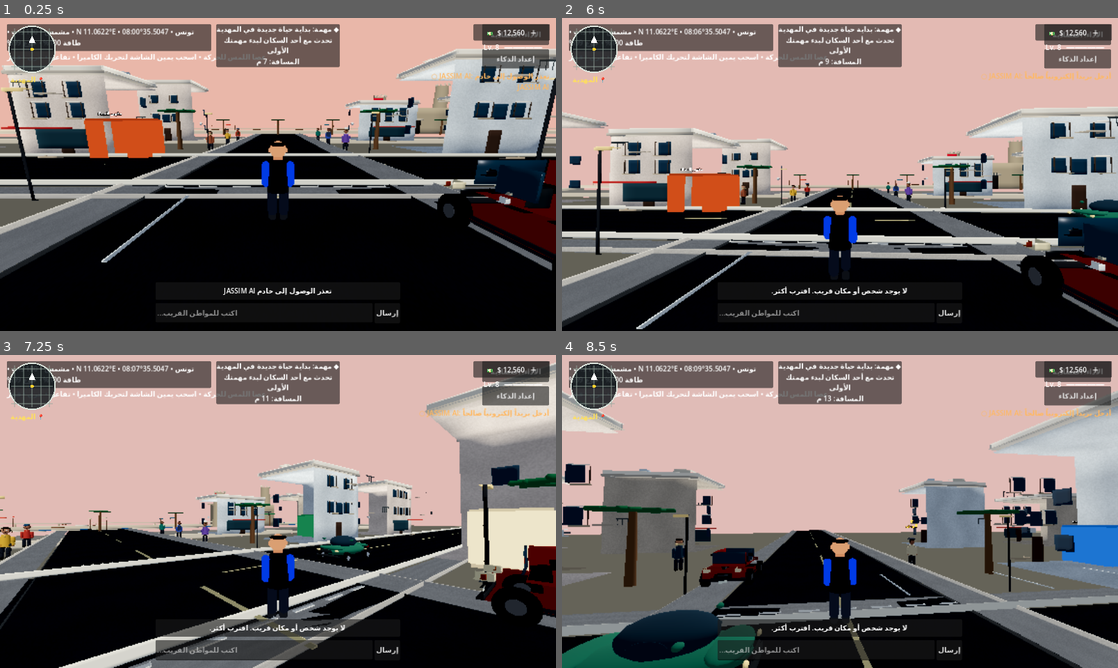
Above: before the commit, frames 1-4 (two rows, left to right).
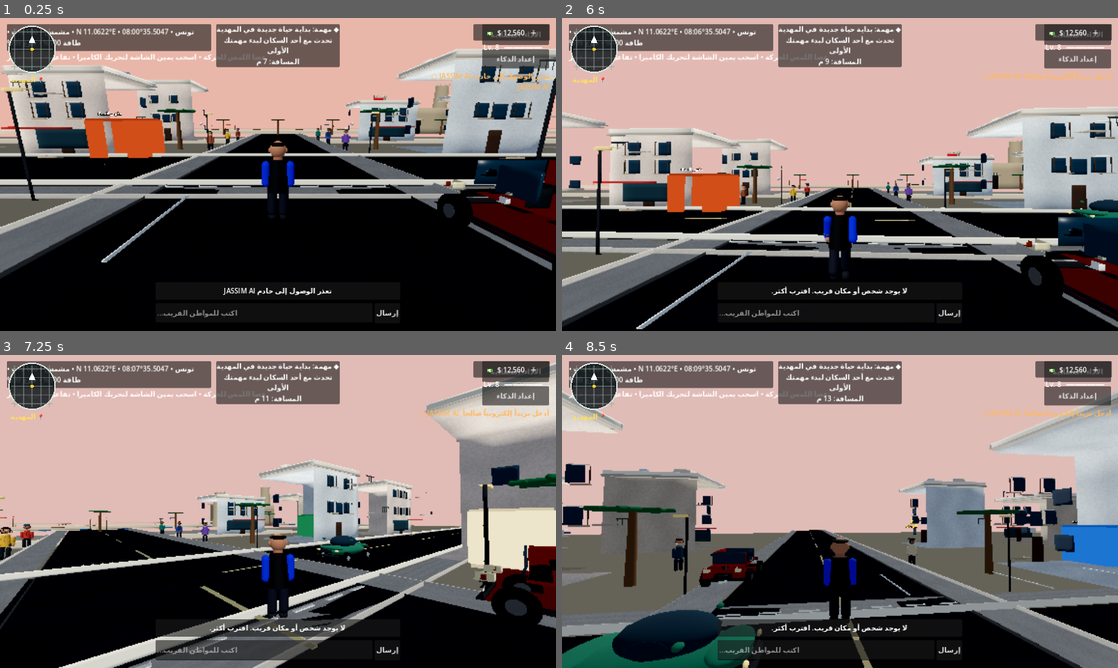
Above: after the commit, the same moments.

Repository: stevennpllk-crypto/REAL-LIFE-MAHDIA
Game: Godot game, scene res://scenes/Main.tscn
Two runs of this game, one before a commit and one after it. Both use one fixed random seed, a clock stepped at 60 frames per second and the inputs below.
Inputs (mouse positions are in pixels of both pictures, inside the frame that each line leads up to):
- Up to frame 1 (0.25 s): no input
- Up to frame 2 (6 s): click "الأداء: اقتصادية" at 0.5 s; click "إرسال" at 1.25 s; click "إعداد الذكاء" at 2 s; click "تسجيل الدخول" at 2.75 s; click "إنشاء حساب مجاني" at 3.5 s; click "حفظ رمز الجلسة" at 4.25 s; click "إغلاق" at 5 s; tap Enter at 5.75 s; move the mouse to (834, 180) at 5.77 s; hold W (move_forward) from 5.78 s (still down); tap E (interact) at 5.85 s
- Up to frame 3 (7.25 s): keep holding W (move_forward); tap Space (jump) at 6.02, 6.77 s; move the mouse to (316, 514) at 6.52 s; tap Shift (run) at 6.6 s
- Up to frame 4 (8.5 s): move the mouse to (795, 508) at 7.27 s; tap E (interact) at 7.35 s; move the mouse to (845, 511) at 8.02 s; release W (move_forward) at 8.03 s; hold A (move_left) from 8.03 s (still down); tap Shift (run) at 8.1 s; tap Space (jump) at 8.27 s

The runs differ from the first frame. In frame 1, 0.3% of the frame differs, in the area x 37-73%, y 30-63%; in frame 2, 0.3%; in frame 3, 0.3%; in frame 4, 0.6%, in the area x 20-64%, y 58-84%.

Commit message:
Improve human character materials faces clothing and body detail

Diff:
--- a/scripts/npc.gd
+++ b/scripts/npc.gd
@@ -57,6 +57,7 @@
 var visual_root: Node3D
 var head_visual: Node3D
 var body_visual: Node3D
+var character_skin := Color(0.62, 0.39, 0.28)
 var eye_left: MeshInstance3D
 var eye_right: MeshInstance3D
 var eye_white_left: MeshInstance3D
@@ -217,6 +218,7 @@
 	var hair_palette := [Color(0.045, 0.035, 0.03), Color(0.13, 0.075, 0.045), Color(0.22, 0.15, 0.09), Color(0.34, 0.25, 0.16)]
 	var shirt: Color = palette[posmod(personal_seed, palette.size())]
 	var skin: Color = skin_palette[posmod(personal_seed * 3 + 1, skin_palette.size())]
+	character_skin = skin
 	var hair: Color = hair_palette[posmod(personal_seed * 5 + 2, hair_palette.size())]
 	var height_variation := 0.94 + float(posmod(personal_seed * 7, 13)) * 0.01
 	visual_root.scale = Vector3(1.0, height_variation, 1.0)
@@ -230,6 +232,13 @@
 	body_visual = _part(torso, Vector3(0, 1.18, 0), shirt)
 	_part(_torus(0.105, 0.025), Vector3(0, 1.56, -0.005), shirt.darkened(0.18))
 	_part(_capsule(0.045, 0.16), Vector3(0, 1.49, -0.19), shirt.lightened(0.16))
+	# Layered everyday clothing: collar, placket, hem, seams and pockets.
+	_part(_torus(0.205, 0.018), Vector3(0, 1.55, 0), shirt.lightened(0.24))
+	_part(_capsule(0.012, 0.30), Vector3(0, 1.25, -0.245), shirt.darkened(0.12))
+	for button_index in range(3):
+		_part(_sphere(0.009, 0.009), Vector3(0, 1.34 - float(button_index) * 0.075, -0.257), Color(0.78, 0.70, 0.52))
+	_part(_box_mesh(Vector3(0.105, 0.12, 0.012)), Vector3(-0.15, 1.29, -0.245), shirt.darkened(0.10))
+	_part(_box_mesh(Vector3(0.105, 0.12, 0.012)), Vector3(0.15, 1.29, -0.245), shirt.darkened(0.10))
 	head_visual = get_node_or_null("ResidentVisual/HeadPivot") as Node3D
 	if not is_instance_valid(head_visual):
 		head_visual = Node3D.new()
@@ -244,9 +253,19 @@
 	var cap := _head_part(_sphere(0.195, 0.22), Vector3(0, 0.145, 0.015), hair)
 	cap.scale = Vector3(1.0 + float(posmod(personal_seed, 4)) * 0.025, 0.62, 1.0)
 	if posmod(personal_seed, 4) == 1:
+		# Short textured curls / close-cut hair silhouette.
 		_head_part(_sphere(0.105, 0.14), Vector3(0, 0.105, 0.12), hair.darkened(0.06))
+		for curl_index in range(5):
+			var angle := TAU * float(curl_index) / 5.0
+			_head_part(_sphere(0.045, 0.055), Vector3(cos(angle) * 0.13, 0.17, sin(angle) * 0.11), hair)
 	elif posmod(personal_seed, 4) == 2:
+		# Longer back hair, kept close to the neck for mobile readability.
 		_head_part(_capsule(0.055, 0.18), Vector3(0, 0.12, 0.04), hair)
+		_head_part(_capsule(0.045, 0.22), Vector3(-0.145, -0.07, 0.015), hair)
+		_head_part(_capsule(0.045, 0.22), Vector3(0.145, -0.07, 0.015), hair)
+	elif posmod(personal_seed, 4) == 3:
+		var side_part := _head_part(_sphere(0.10, 0.16), Vector3(0.10, 0.10, 0.015), hair)
+		side_part.scale = Vector3(0.8, 0.65, 1.0)
 	_head_part(_sphere(0.055, 0.16), Vector3(-0.174, 0, 0), hair)
 	_head_part(_sphere(0.055, 0.16), Vector3(0.174, 0, 0), hair)
 	_head_part(_sphere(0.035, 0.055), Vector3(-0.184, -0.02, 0), skin)
@@ -278,6 +297,12 @@
 	_part(_capsule(0.075, 0.22), Vector3(0, 1.63, 0), skin)
 	_part(_torus(0.205, 0.025), Vector3(0, 0.82, 0), Color(0.12, 0.085, 0.055))
 	_part(_sphere(0.035, 0.035), Vector3(0, 0.82, -0.225), Color(0.72, 0.58, 0.28))
+	# Wrist/hand skin and footwear are separate from the cloth meshes.
+	_part(_sphere(0.055, 0.10), Vector3(-0.30, 1.02, 0), skin)
+	_part(_sphere(0.055, 0.10), Vector3(0.30, 1.02, 0), skin)
+	_part(_capsule(0.105, 0.25), Vector3(-0.14, 0.10, -0.035), Color(0.055, 0.06, 0.065))
+	_part(_capsule(0.105, 0.25), Vector3(0.14, 0.10, -0.035), Color(0.055, 0.06, 0.065))
+	_part(_torus(0.105, 0.012), Vector3(0, 0.82, 0), Color(0.42, 0.34, 0.22))
 	_build_occupation_details()
 	left_arm = _limb(Vector3(-0.30, 1.43, 0), shirt, 0.62, 0.10)
 	right_arm = _limb(Vector3(0.30, 1.43, 0), shirt, 0.62, 0.10)
@@ -319,6 +344,11 @@
 			_detail_box(details, Vector3(0.44, 0.06, 0.26), Vector3(0, 1.99, -0.06), Color(0.16, 0.20, 0.25))
 		_:
 			_detail_box(details, Vector3(0.42, 0.12, 0.30), Vector3(0, 1.66, 0), Color(0.78, 0.68, 0.48))
+
+func _box_mesh(size: Vector3) -> BoxMesh:
+	var mesh := BoxMesh.new()
+	mesh.size = size
+	return mesh
 
 func _detail_box(parent: Node3D, size: Vector3, pos: Vector3, color: Color) -> void:
 	var mesh := BoxMesh.new()
@@ -398,7 +428,7 @@
 		var hand := MeshInstance3D.new()
 		hand.mesh = _sphere(0.065, 0.12)
 		hand.position = Vector3(0, -lower_length * 0.92, -0.008)
-		hand.material_override = _mat(Color(0.60, 0.39, 0.28))
+		hand.material_override = _mat(character_skin)
 		joint.add_child(hand)
 		if pos.x < 0.0:
 			left_elbow = joint
--- a/scripts/player.gd
+++ b/scripts/player.gd
@@ -66,7 +66,7 @@
 	var m := StandardMaterial3D.new()
 	m.albedo_color = color
 	m.roughness = roughness
-	m.shading_mode = BaseMaterial3D.SHADING_MODE_UNSHADED
+	m.shading_mode = BaseMaterial3D.SHADING_MODE_PER_PIXEL
 	return m
 
 func _part(parent: Node3D, mesh: Mesh, pos: Vector3, color: Color) -> MeshInstance3D:
@@ -88,6 +88,22 @@
 	torso.height = 0.82
 	torso.radial_segments = 16
 	_part(visual_root, torso, Vector3(0, 1.22, 0), Color(0.035, 0.045, 0.065))
+	# Add a fitted collar, front zip, cuffs and subtle fabric panels.
+	var collar := TorusMesh.new()
+	collar.inner_radius = 0.09
+	collar.outer_radius = 0.12
+	collar.rings = 16
+	collar.ring_segments = 8
+	_part(visual_root, collar, Vector3(0, 1.59, -0.012), Color(0.10, 0.12, 0.15))
+	var zip := BoxMesh.new()
+	zip.size = Vector3(0.012, 0.34, 0.012)
+	_part(visual_root, zip, Vector3(0, 1.23, -0.252), Color(0.32, 0.34, 0.37))
+	var shirt_panel := BoxMesh.new()
+	shirt_panel.size = Vector3(0.12, 0.15, 0.014)
+	_part(visual_root, shirt_panel, Vector3(-0.14, 1.30, -0.246), Color(0.07, 0.085, 0.11))
+	var shirt_panel_right := BoxMesh.new()
+	shirt_panel_right.size = Vector3(0.12, 0.15, 0.014)
+	_part(visual_root, shirt_panel_right, Vector3(0.14, 1.30, -0.246), Color(0.07, 0.085, 0.11))
 	var neck := CylinderMesh.new()
 	neck.top_radius = 0.105
 	neck.bottom_radius = 0.12
@@ -97,6 +113,10 @@
 	head.radius = 0.205
 	head.height = 0.43
 	_part(visual_root, head, Vector3(0, 1.88, 0), Color(0.69, 0.48, 0.35))
+	var neck_shadow := SphereMesh.new()
+	neck_shadow.radius = 0.11
+	neck_shadow.height = 0.16
+	_part(visual_root, neck_shadow, Vector3(0, 1.70, -0.005), Color(0.62, 0.40, 0.29))
 	var hair := SphereMesh.new()
 	hair.radius = 0.211
 	hair.height = 0.18
@@ -120,16 +140,41 @@
 	eye_mesh.height = 0.035
 	_part(visual_root, eye_mesh, Vector3(-0.073, 1.90, -0.188), Color(0.045, 0.035, 0.03))
 	_part(visual_root, eye_mesh, Vector3(0.073, 1.90, -0.188), Color(0.045, 0.035, 0.03))
+	var eye_white := SphereMesh.new()
+	eye_white.radius = 0.027
+	eye_white.height = 0.038
+	_part(visual_root, eye_white, Vector3(-0.073, 1.90, -0.181), Color(0.92, 0.88, 0.80))
+	_part(visual_root, eye_white, Vector3(0.073, 1.90, -0.181), Color(0.92, 0.88, 0.80))
+	var iris := SphereMesh.new()
+	iris.radius = 0.013
+	iris.height = 0.022
+	_part(visual_root, iris, Vector3(-0.073, 1.90, -0.205), Color(0.18, 0.11, 0.07))
+	_part(visual_root, iris, Vector3(0.073, 1.90, -0.205), Color(0.18, 0.11, 0.07))
 	var nose := SphereMesh.new()
 	nose.radius = 0.035
 	nose.height = 0.07
 	_part(visual_root, nose, Vector3(0, 1.84, -0.205), Color(0.62, 0.40, 0.29))
+	var mouth := CapsuleMesh.new()
+	mouth.radius = 0.008
+	mouth.height = 0.05
+	var mouth_item := _part(visual_root, mouth, Vector3(0, 1.78, -0.194), Color(0.25, 0.09, 0.075))
+	mouth_item.rotation.z = PI * 0.5
 	left_arm = _make_limb(Vector3(-0.31, 1.48, 0), Color(0.055, 0.24, 0.78), 0.66, 0.105)
 	right_arm = _make_limb(Vector3(0.31, 1.48, 0), Color(0.055, 0.24, 0.78), 0.66, 0.105)
 	left_leg = _make_limb(Vector3(-0.145, 0.78, 0), Color(0.10, 0.12, 0.17), 0.76, 0.125)
 	right_leg = _make_limb(Vector3(0.145, 0.78, 0), Color(0.10, 0.12, 0.17), 0.76, 0.125)
 	_make_shoe(Vector3(-0.145, 0.095, -0.075))
 	_make_shoe(Vector3(0.145, 0.095, -0.075))
+	# Visible hands and a wrist watch break the mannequin silhouette.
+	var hand_mesh := SphereMesh.new()
+	hand_mesh.radius = 0.065
+	hand_mesh.height = 0.12
+	_part(visual_root, hand_mesh, Vector3(-0.31, 1.00, -0.01), Color(0.69, 0.48, 0.35))
+	_part(visual_root, hand_mesh, Vector3(0.31, 1.00, -0.01), Color(0.69, 0.48, 0.35))
+	var watch := TorusMesh.new()
+	watch.inner_radius = 0.075
+	watch.outer_radius = 0.09
+	_part(visual_root, watch, Vector3(-0.31, 1.14, 0), Color(0.58, 0.54, 0.42))
 
 func _make_limb(pos: Vector3, color: Color, length: float, radius: float) -> Node3D:
 	var pivot := Node3D.new()
